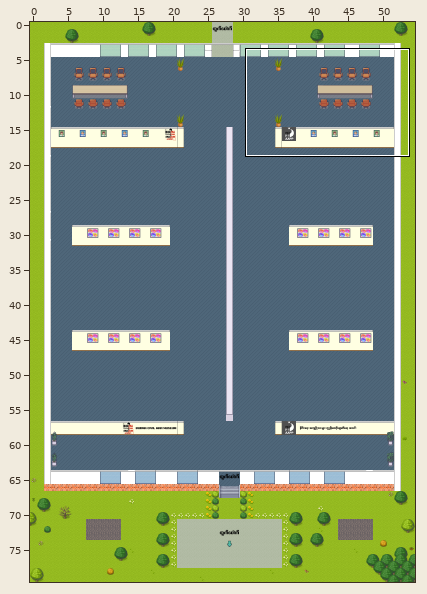
Tiled map (JSON) -- spring_museum/museum.tmj. Above, an overview of the earlier version with the close-up marked.
Close-up. Old version:
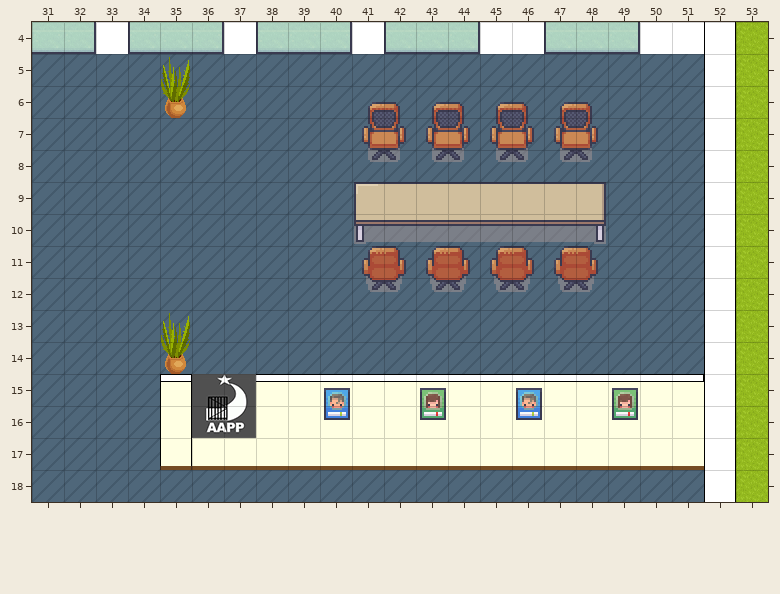
Cells are 32x32 px. Shown: x 31..53, y 4..18. The commit also changed other parts of the map, which this record leaves out.
Now the later version:
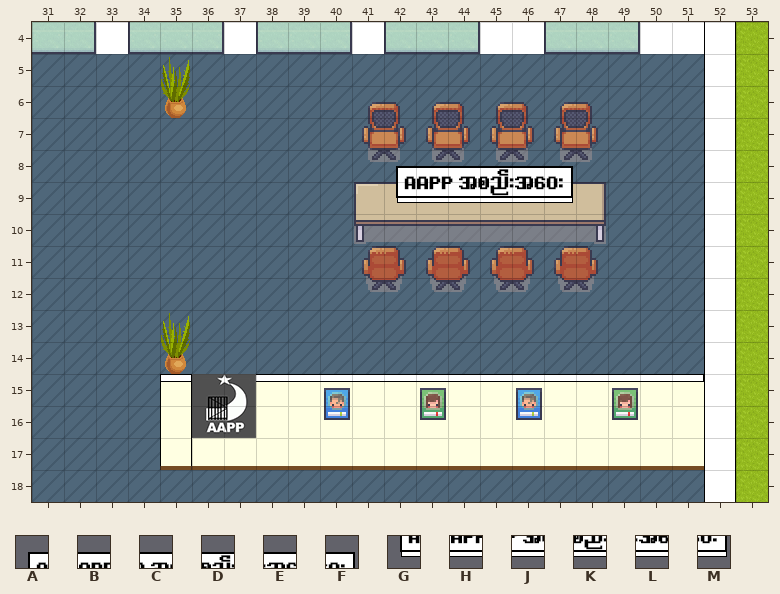
Key: from "Chunk 1": A 115, B 116, C 117, D 118, E 119, F 120, G 127, H 128, J 129, K 130, L 131, M 132.
_ is an empty cell, . an unchanged one.
The exact change:
--- layer "furniture2"
@@ x 42..47 @@
- 8 ______
- 9 ______
+ 8 ABCDEF
+ 9 GHJKLM
Where, in picture pixels (left, top, right, bottom), the same in both close-ups:
added: (396, 166, 573, 203)
